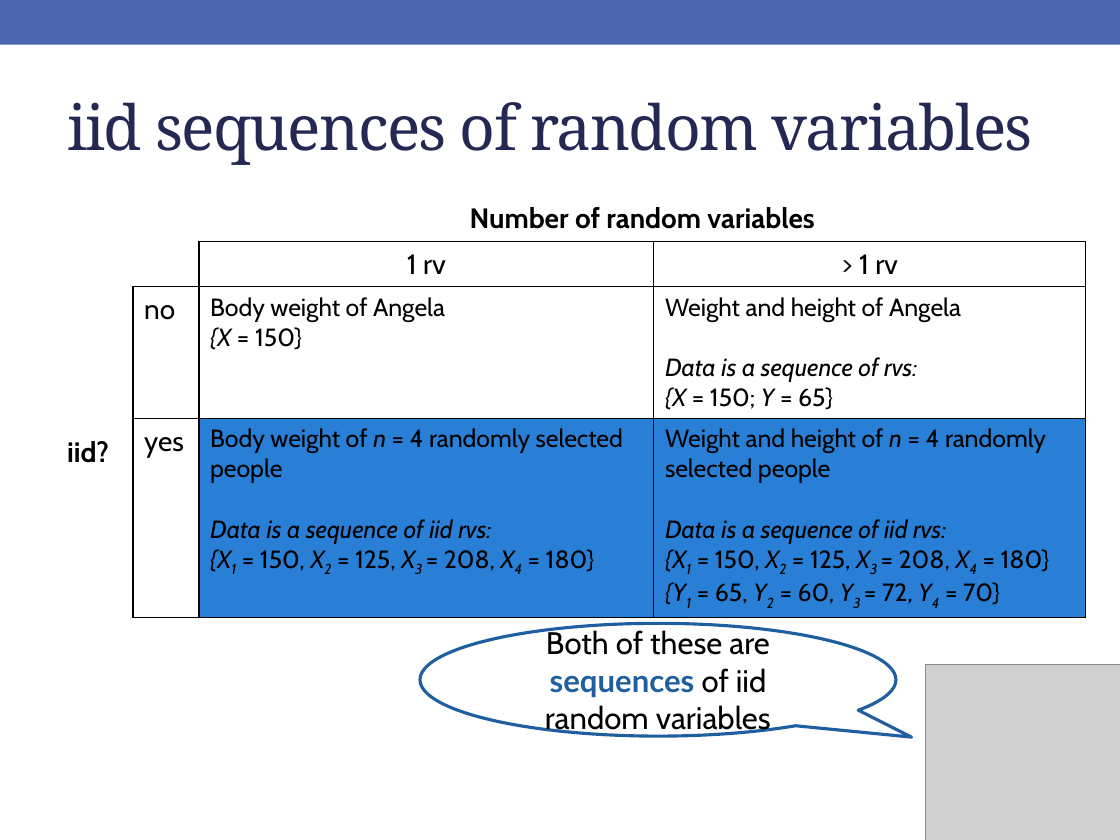
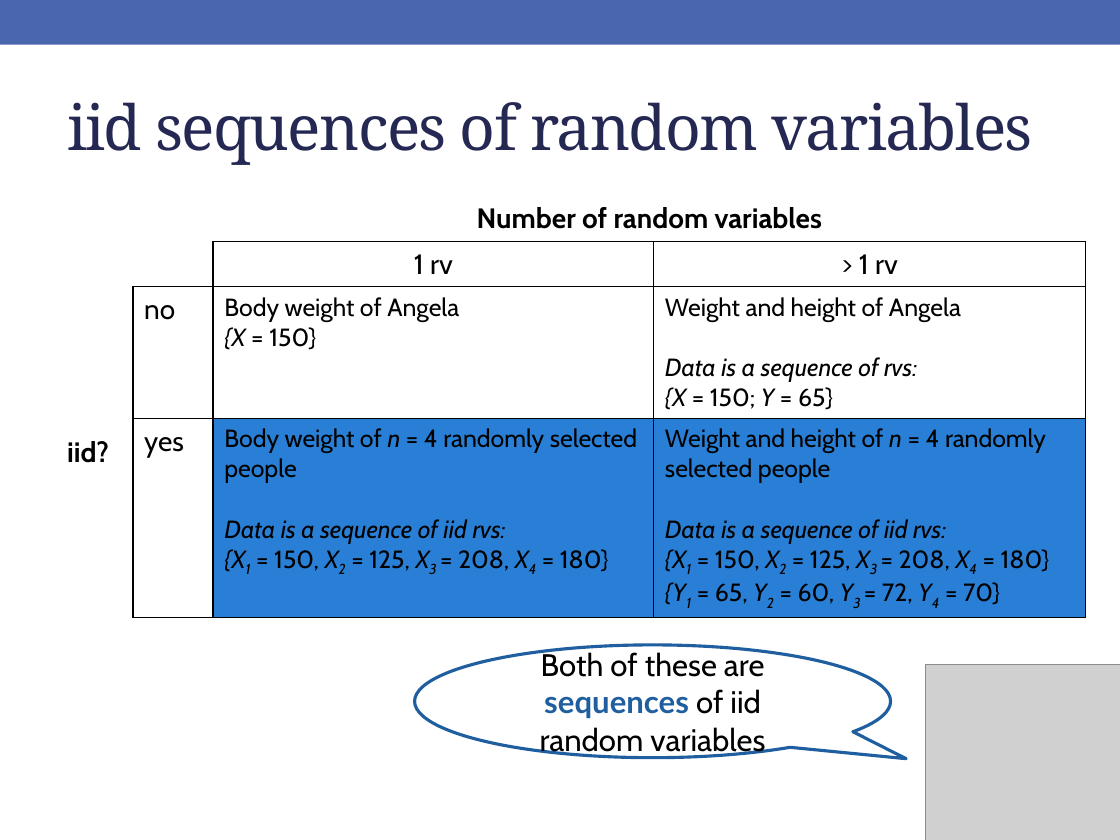
Before and after one commit to rebeccal/ohsu-math630, a slide deck: slide 3 of slides/cm042.pptx. Drawn at 1120x840 pixels with LibreOffice and Linux fonts; fonts in the diff are those of the drawing; grey boxes stand for pictures. Boxes give left, top, right and bottom in pixels: in the first picture for what was removed or moved away, otherwise in the second. Text is boxed around its words. In the diff, an @@ line names an element or a change of style, - is before the commit and + after.

```diff
--- a/slides/cm042.pptx
+++ b/slides/cm042.pptx
@@ table: place and size @@
-table at <box>56,196,1086,612</box>
+table at <box>56,196,1086,637</box>
@@ speech bubble "Both of these are sequences ...": place and size @@
-speech bubble "Both of these are sequences ..." at <box>420,624,896,737</box>
+speech bubble "Both of these are sequences ..." at <box>414,645,890,758</box>
```
Also in this commit, not shown: 15 other slides changed, 4 other files.
